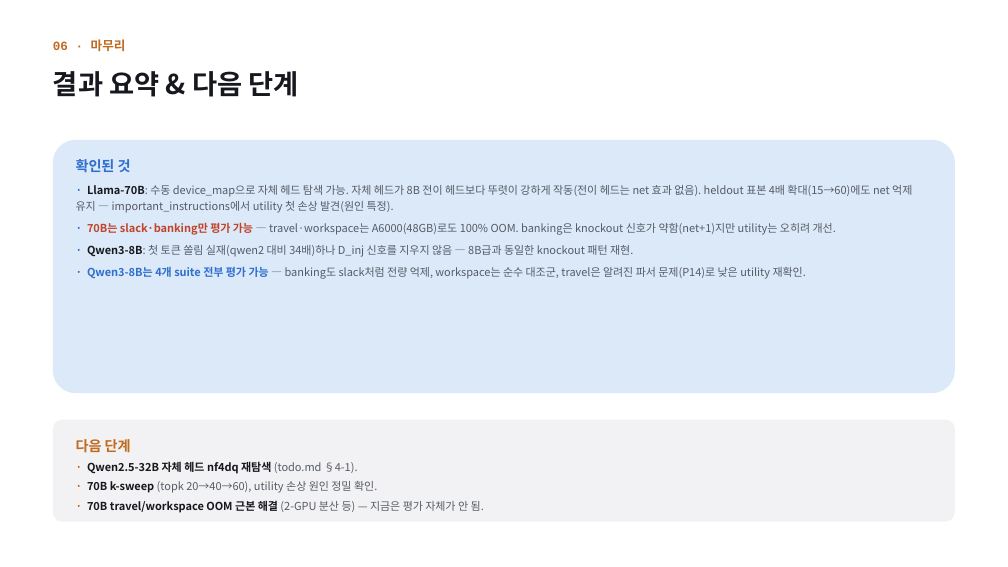
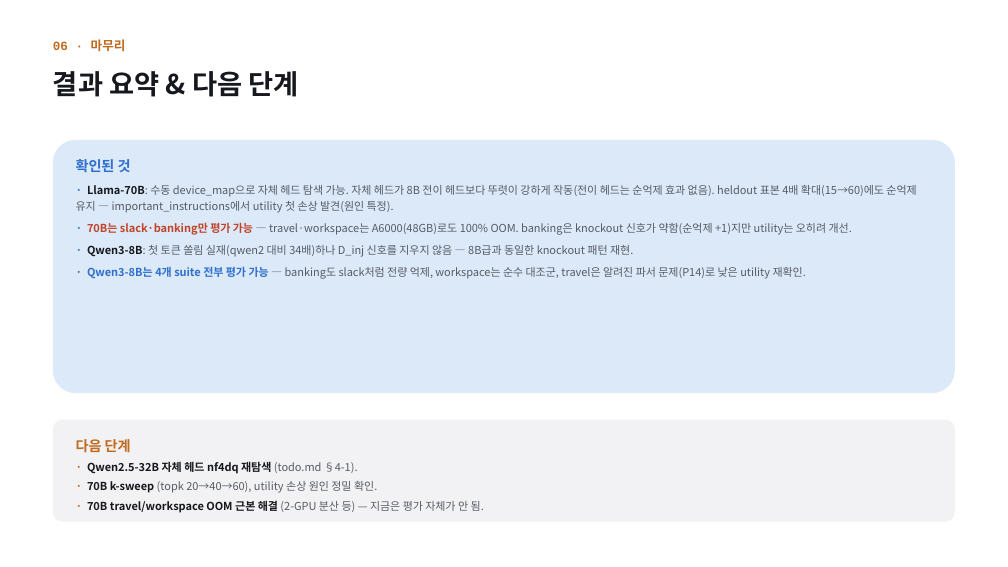
Before and after one commit to jongbin03/head_poc, a slide deck: slide 10 of docs/presentation/IPI_Head_Separation_PoC_5th [26-09-XX].pptx. Drawn at 1008x567 pixels with LibreOffice and Linux fonts; fonts in the diff are those of the drawing. Boxes give left, top, right and bottom in pixels: in the first picture for what was removed or moved away, otherwise in the second. Text is boxed around its words. In the diff, an @@ line names an element or a change of style, - is before the commit and + after.

```diff
--- a/docs/presentation/IPI_Head_Separation_PoC_5th [26-09-XX].pptx
+++ b/docs/presentation/IPI_Head_Separation_PoC_5th [26-09-XX].pptx
@@ text at [76,185,916,235]: text changed @@
-· Llama-70B: 수동 device_map으로 자체 헤드 탐색 가능. 자체 헤드가 8B 전이 헤드보다 뚜렷이 강하게 작동(전이 헤드는 net 효과 없음). heldout 표본 4배 확대(15→60)에도 net 억제 유지 — important_instructions에서 utility 첫 손상 발견(원인 특정).
-· 70B는 slack·banking만 평가 가능 — travel·workspace는 A6000(48GB)로도 100% OOM. banking은 knockout 신호가 약함(net+1)지만 utility는 오히려 개선.
+· Llama-70B: 수동 device_map으로 자체 헤드 탐색 가능. 자체 헤드가 8B 전이 헤드보다 뚜렷이 강하게 작동(전이 헤드는 순억제 효과 없음). heldout 표본 4배 확대(15→60)에도 순억제 유지 — important_instructions에서 utility 첫 손상 발견(원인 특정).
+· 70B는 slack·banking만 평가 가능 — travel·workspace는 A6000(48GB)로도 100% OOM. banking은 knockout 신호가 약함(순억제 +1)지만 utility는 오히려 개선.
```
Also in this commit, not shown: 2 other slides changed, 2 other files.
